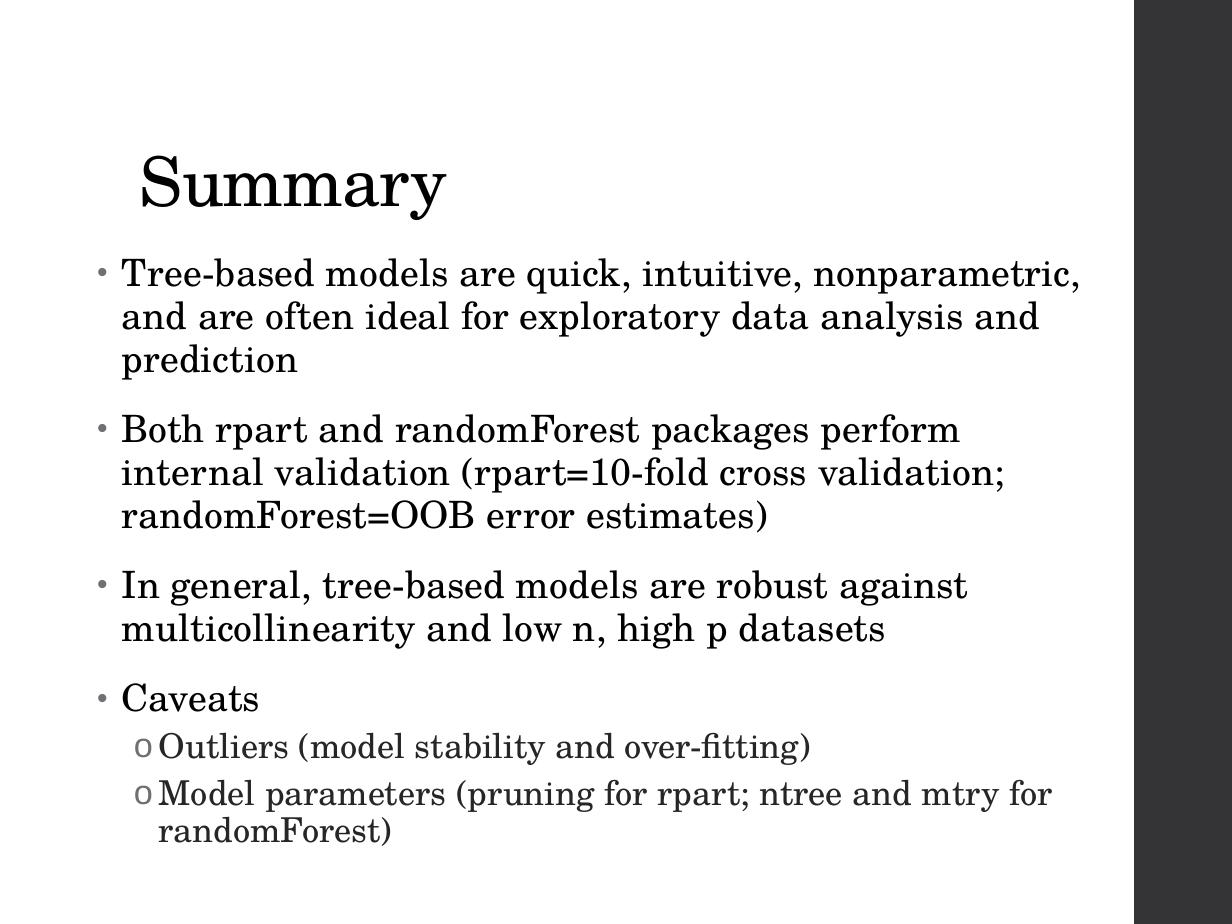
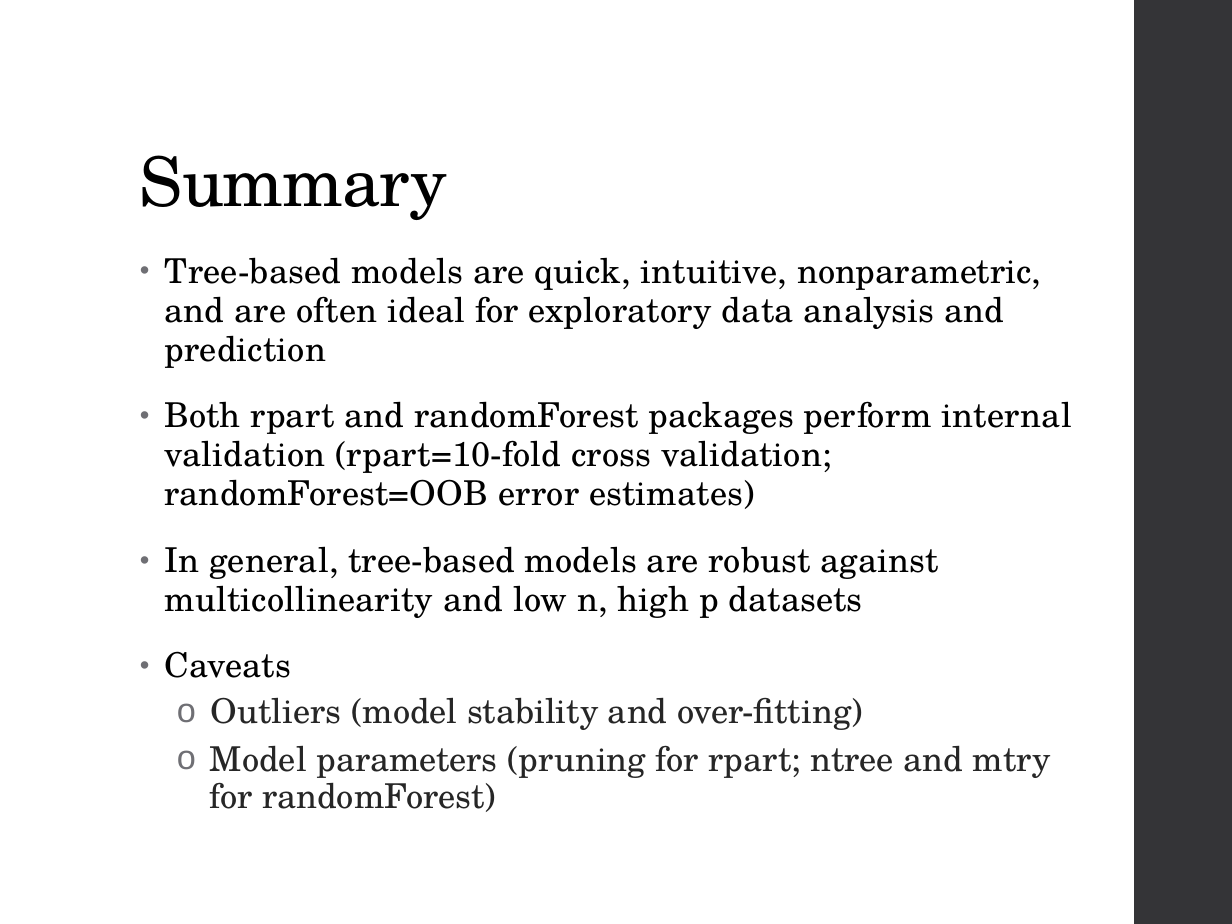
Before and after one commit to ncss-tech/stats_for_soil_survey, a slide deck: slide 24 of presentations/tree_models/Tree_models.pptx. Drawn at 1232x924 pixels with LibreOffice and Linux fonts; fonts in the diff are those of the drawing. Boxes give left, top, right and bottom in pixels: in the first picture for what was removed or moved away, otherwise in the second. Text is boxed around its words. In the diff, an @@ line names an element or a change of style, - is before the commit and + after.

Commit message:
text edits, adding reference slide

```diff
--- a/presentations/tree_models/Tree_models.pptx
+++ b/presentations/tree_models/Tree_models.pptx
@@ text "Tree-based models are quick, intuitive, ...": place and size @@
-text "Tree-based models are quick, intuitive, ..." at [122, 258, 1081, 846]
+text "Tree-based models are quick, intuitive, ..." at [164, 257, 1072, 812]
@@ text at [164, 257, 1072, 812]: size 22 to 20 pt in "Tree-based models are quick, intuitive, nonparametric, and ...", "Both rpart and randomForest packages perform internal ...", "In general, tree-based models are robust against ...", "Caveats"; indent changed @@
```
Also in this commit, not shown: 1 slide added.
